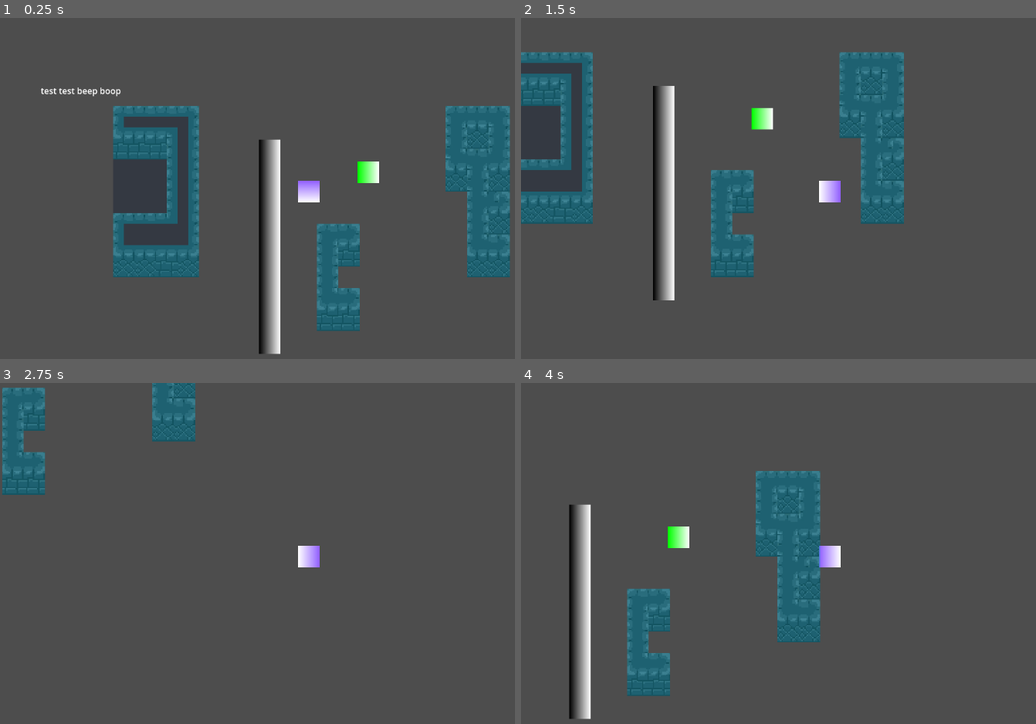
Above: before the commit, frames 1-4 (two rows, left to right).
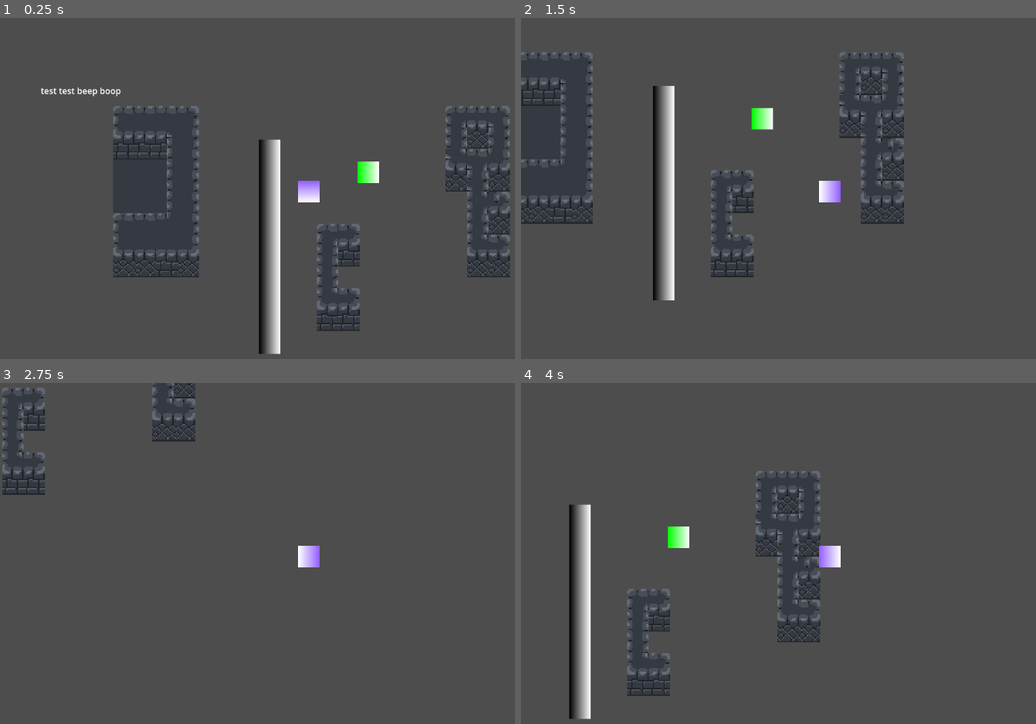
Above: after the commit, the same moments.

Repository: spdskatr/perplex-temple
Game: Godot game, scene res://scenes/test_spdskatr.tscn
Two runs of this game, one before a commit and one after it. Both use one fixed random seed, a clock stepped at 60 frames per second and the inputs below. This scene is started directly instead of the project's main scene.
Inputs:
- Up to frame 1 (0.25 s): no input
- Up to frame 2 (1.5 s): tap Enter at 0.5 s; hold Right (right) 0.53-1.28 s; hold Shift (shift) 0.53-1.28 s; hold Down (down) from 1.28 s (still down); tap Shift (shift) at 1.35 s
- Up to frame 3 (2.75 s): release Down (down) at 2.03 s; hold Right (right) from 2.03 s (still down); hold Shift (shift) from 2.03 s (still down)
- Up to frame 4 (4 s): release Right (right) at 2.78 s; release Shift (shift) at 2.78 s; hold Up (up) 2.78-3.53 s; tap Shift (shift) at 2.85 s; hold Left (left) from 3.53 s (still down); hold Shift (shift) from 3.53 s (still down)

The runs differ from the first frame. In frame 1, 13% of the frame differs, in the area x 21-99%, y 25-92%; in frame 2, 12%; in frame 3, 3.8%; in frame 4, 7.5%.

Commit message:
update own scene

Diff:
--- a/scenes/test_spdskatr.tscn
+++ b/scenes/test_spdskatr.tscn
@@ -200,7 +200,6 @@
 scale = Vector2(2.5, 2.5)
 tile_map_data = PackedByteArray("AAAPAAQAAAADAAEAAAAPAAcAAAADAAIAAAAPAAsAAAADAAIAAAAPAAwAAAADAAEAAAAPAA0AAAADAAIAAAAPAA …(3824 unchanged characters)…
 tile_set = SubResource("TileSet_easck")
-collision_visibility_mode = 1
 
 [node name="Player" parent="." instance=ExtResource("1_ll32n")]
 position = Vector2(500, 200)
